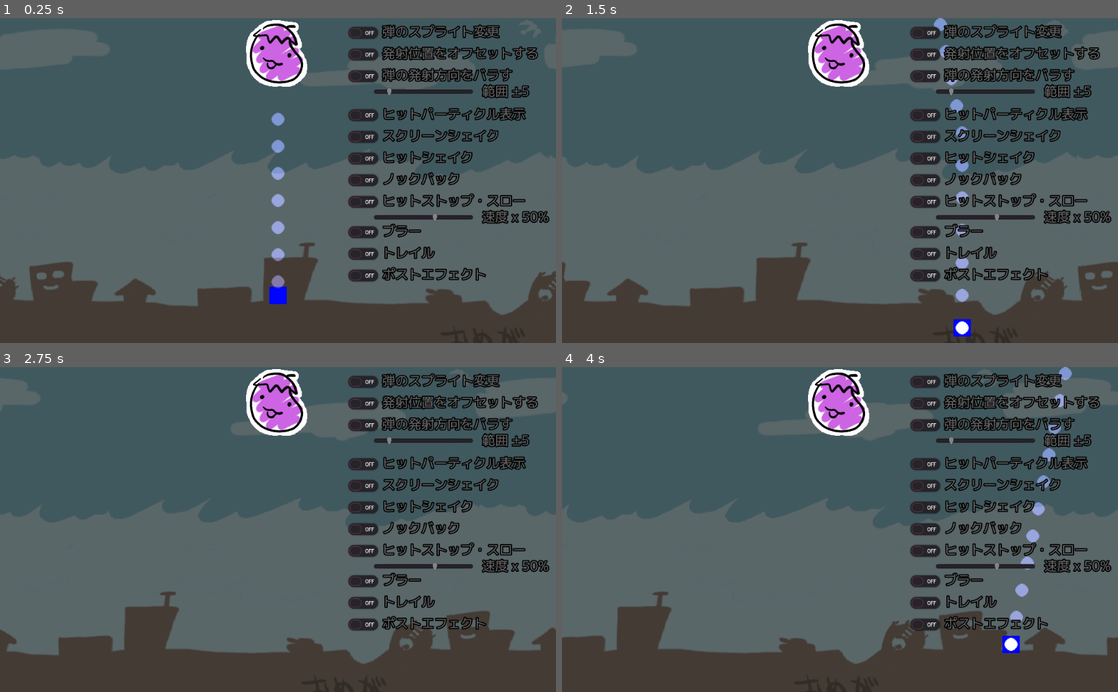
Above: before the commit, frames 1-4 (two rows, left to right).
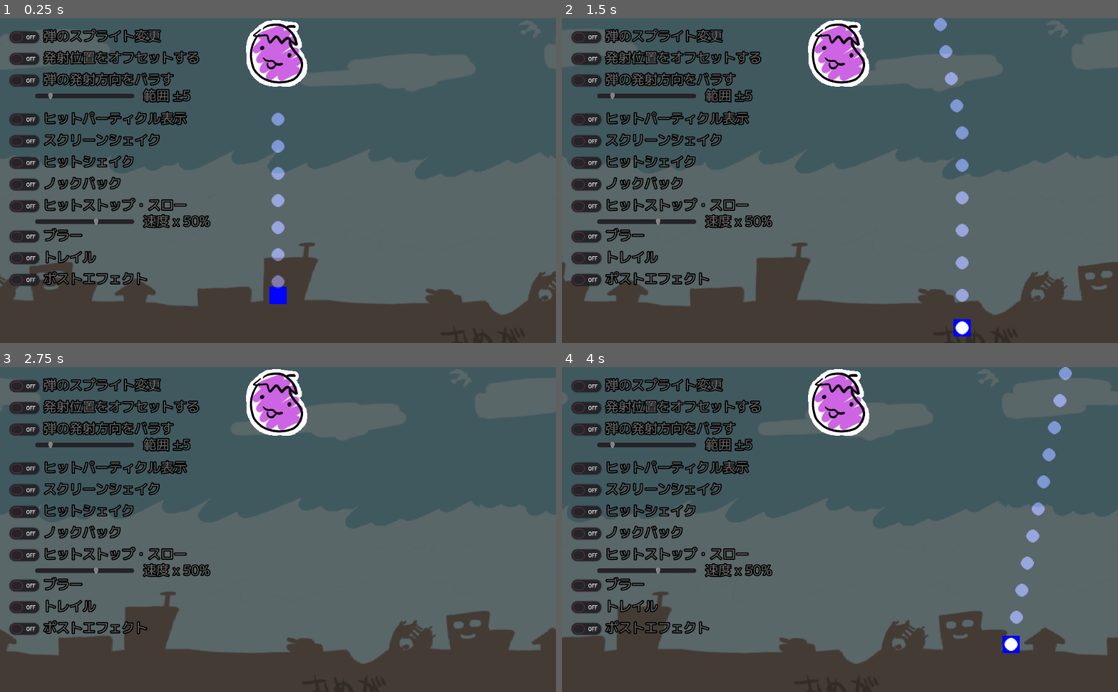
Above: after the commit, the same moments.

Repository: syun77/gd_bullettest
Game: Godot game, scene res://Main.tscn
The game is run twice, just before and just after one commit, with the same random seed, the same clock (stepped at 60 frames per second) and the same inputs.
Inputs:
- Up to frame 1 (0.25 s): no input
- Up to frame 2 (1.5 s): hold Right (ui_right) 0.53-1.28 s; hold Down (ui_down) from 1.28 s (still down)
- Up to frame 3 (2.75 s): release Down (ui_down) at 2.03 s; hold Right (ui_right) from 2.03 s (still down)
- Up to frame 4 (4 s): release Right (ui_right) at 2.78 s; hold Up (ui_up) 2.78-3.53 s; hold Left (ui_left) from 3.53 s (still down)

The runs differ from the first frame. In frame 1, 15% of the frame differs, in the area x 1-99%, y 1-83%; in frame 2, 15%; in frame 3, 15%; in frame 4, 15%.

Commit message:
HTML5用に調整

Diff:
--- a/BulletTest/Main.tscn
+++ b/BulletTest/Main.tscn
@@ -99,10 +99,10 @@
 layer = 10
 
 [node name="ChangeSprButton" type="CheckButton" parent="UILayer"]
-margin_left = 632.0
-margin_top = 8.0
-margin_right = 708.0
-margin_bottom = 48.0
+margin_left = 8.0
+margin_top = 16.0
+margin_right = 84.0
+margin_bottom = 56.0
 
 [node name="Label" type="Label" parent="UILayer/ChangeSprButton"]
 margin_left = 72.0
@@ -112,10 +112,10 @@
 text = "弾のスプライト変更"
 
 [node name="OffsetButton" type="CheckButton" parent="UILayer"]
-margin_left = 632.0
-margin_top = 48.0
-margin_right = 708.0
-margin_bottom = 88.0
+margin_left = 8.0
+margin_top = 56.0
+margin_right = 84.0
+margin_bottom = 96.0
 
 [node name="Label" type="Label" parent="UILayer/OffsetButton"]
 margin_left = 72.0
@@ -125,10 +125,10 @@
 text = "発射位置をオフセットする"
 
 [node name="ScatterButton" type="CheckButton" parent="UILayer"]
-margin_left = 632.0
-margin_top = 88.0
-margin_right = 708.0
-margin_bottom = 128.0
+margin_left = 8.0
+margin_top = 96.0
+margin_right = 84.0
+margin_bottom = 136.0
 
 [node name="Label" type="Label" parent="UILayer/ScatterButton"]
 margin_left = 72.0
@@ -138,10 +138,10 @@
 text = "弾の発射方向をバラす"
 
 [node name="ScatterRange" type="HSlider" parent="UILayer"]
-margin_left = 688.0
-margin_top = 128.0
-margin_right = 872.0
-margin_bottom = 144.0
+margin_left = 64.0
+margin_top = 136.0
+margin_right = 248.0
+margin_bottom = 152.0
 min_value = 1.0
 max_value = 32.0
 value = 5.0
@@ -155,10 +155,10 @@
 text = "範囲"
 
 [node name="ParticleButton" type="CheckButton" parent="UILayer"]
-margin_left = 632.0
-margin_top = 160.0
-margin_right = 708.0
-margin_bottom = 200.0
+margin_left = 8.0
+margin_top = 168.0
+margin_right = 84.0
+margin_bottom = 208.0
 
 [node name="Label" type="Label" parent="UILayer/ParticleButton"]
 margin_left = 72.0
@@ -168,10 +168,10 @@
 text = "ヒットパーティクル表示"
 
 [node name="CameraShakeButton" type="CheckButton" parent="UILayer"]
-margin_left = 632.0
-margin_top = 200.0
-margin_right = 708.0
-margin_bottom = 240.0
+margin_left = 8.0
+margin_top = 208.0
+margin_right = 84.0
+margin_bottom = 248.0
 
 [node name="Label" type="Label" parent="UILayer/CameraShakeButton"]
 margin_left = 72.0
@@ -181,10 +181,10 @@
 text = "スクリーンシェイク"
 
 [node name="HitShakeButton" type="CheckButton" parent="UILayer"]
-margin_left = 632.0
-margin_top = 240.0
-margin_right = 708.0
-margin_bottom = 280.0
+margin_left = 8.0
+margin_top = 248.0
+margin_right = 84.0
+margin_bottom = 288.0
 
 [node name="Label" type="Label" parent="UILayer/HitShakeButton"]
 margin_left = 72.0
@@ -194,10 +194,10 @@
 text = "ヒットシェイク"
 
 [node name="KnockBackButton" type="CheckButton" parent="UILayer"]
-margin_left = 632.0
-margin_top = 280.0
-margin_right = 708.0
-margin_bottom = 320.0
+margin_left = 8.0
+margin_top = 288.0
+margin_right = 84.0
+margin_bottom = 328.0
 
 [node name="Label" type="Label" parent="UILayer/KnockBackButton"]
 margin_left = 72.0
@@ -207,10 +207,10 @@
 text = "ノックバック"
 
 [node name="HitSlowButton" type="CheckButton" parent="UILayer"]
-margin_left = 632.0
-margin_top = 320.0
-margin_right = 708.0
-margin_bottom = 360.0
+margin_left = 8.0
+margin_top = 328.0
+margin_right = 84.0
+margin_bottom = 368.0
 
 [node name="Label" type="Label" parent="UILayer/HitSlowButton"]
 margin_left = 72.0
@@ -220,10 +220,10 @@
 text = "ヒットストップ・スロー"
 
 [node name="HitSlowRate" type="HSlider" parent="UILayer"]
-margin_left = 688.0
-margin_top = 360.0
-margin_right = 872.0
-margin_bottom = 376.0
+margin_left = 64.0
+margin_top = 368.0
+margin_right = 248.0
+margin_bottom = 384.0
 max_value = 80.0
 value = 50.0
 
@@ -236,10 +236,10 @@
 text = "速度"
 
 [node name="BlurButton" type="CheckButton" parent="UILayer"]
-margin_left = 632.0
-margin_top = 376.0
-margin_right = 708.0
-margin_bottom = 416.0
+margin_left = 8.0
+margin_top = 384.0
+margin_right = 84.0
+margin_bottom = 424.0
 
 [node name="Label" type="Label" parent="UILayer/BlurButton"]
 margin_left = 72.0
@@ -249,10 +249,10 @@
 text = "ブラー"
 
 [node name="TrailButton" type="CheckButton" parent="UILayer"]
-margin_left = 632.0
-margin_top = 416.0
-margin_right = 708.0
-margin_bottom = 456.0
+margin_left = 8.0
+margin_top = 424.0
+margin_right = 84.0
+margin_bottom = 464.0
 
 [node name="Label" type="Label" parent="UILayer/TrailButton"]
 margin_left = 72.0
@@ -262,10 +262,10 @@
 text = "トレイル"
 
 [node name="HDRButton" type="CheckButton" parent="UILayer"]
-margin_left = 632.0
-margin_top = 456.0
-margin_right = 708.0
-margin_bottom = 496.0
+margin_left = 8.0
+margin_top = 464.0
+margin_right = 84.0
+margin_bottom = 504.0
 
 [node name="Label" type="Label" parent="UILayer/HDRButton"]
 margin_left = 72.0
Not shown, added: BulletTest/export_presets.cfg
